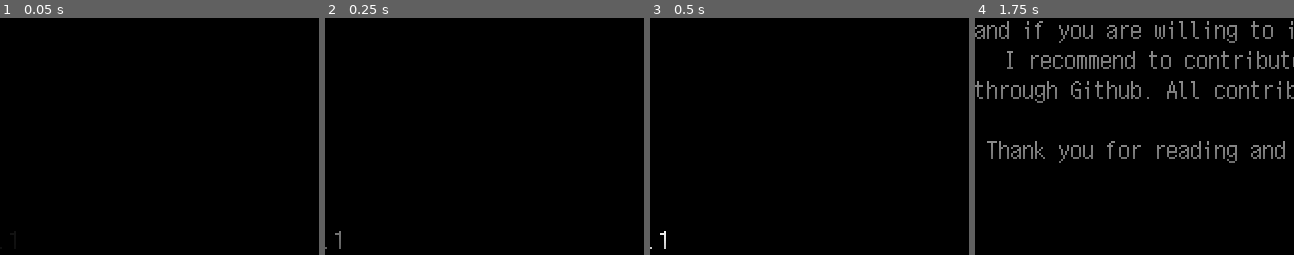
Above: before the commit, frames 1-4 (left to right).
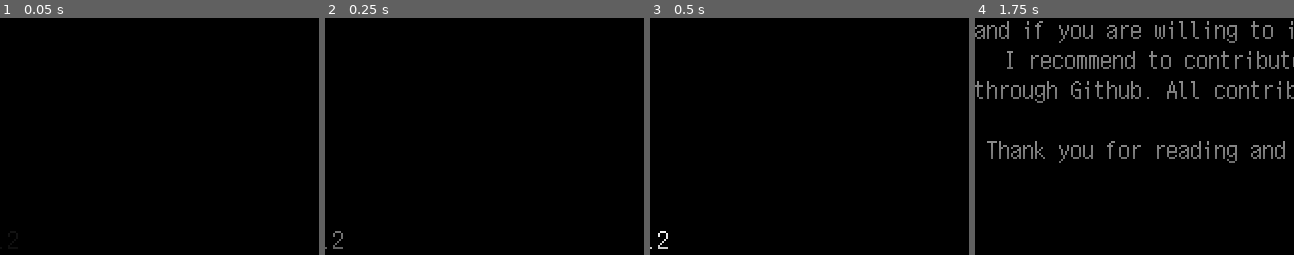
Above: after the commit, the same moments.

Repository: libre-nikki-devs/libre-nikki
Game: Godot game, scene res://scenes/ui/main_menu.tscn
Same seed, same stepped clock (60 frames per second), same inputs: the game is played once before the commit and once after it.
Inputs:
- Up to frame 1 (0.05 s): no input
- Up to frame 2 (0.25 s): no input
- Up to frame 3 (0.5 s): no input
- Up to frame 4 (1.75 s): tap Enter (ui_accept) at 0.5, 0.77 s; hold Right (ui_right) 0.53-1.25 s; hold F 0.53-1.25 s; click "Play" at 1.25 s
The pictures show only the part of the screen within x 7-57%, y 50-100%; the shares and areas given below are measured in that part.

The runs differ from the first frame. In frame 2, 0.1% of the frame differs, in the area x 2-6%, y 89-98%; in frame 3, 0.1%; in frame 4, nothing differs.

Commit message:
Bump version to 0.0.2

Diff:
--- a/project.godot
+++ b/project.godot
@@ -12,7 +12,7 @@
 
 config/name="Libre Nikki"
 config/description="Collaborative, free and open-source Yume Nikki fan game running on Godot Engine."
-config/version="0.0.1"
+config/version="0.0.2"
 run/main_scene="res://scenes/ui/main_menu.tscn"
 config/use_custom_user_dir=true
 config/custom_user_dir_name="libre_nikki"
